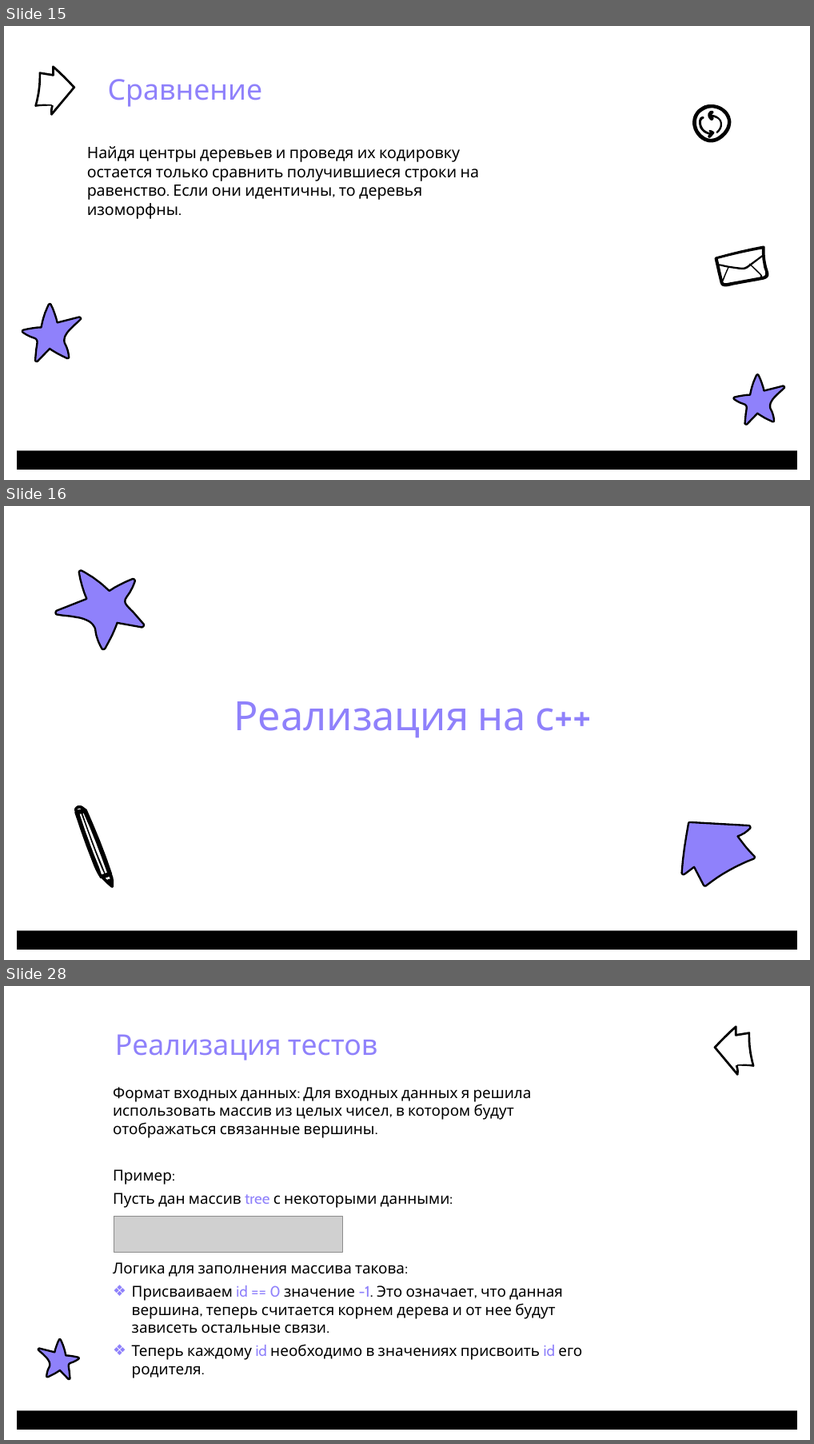
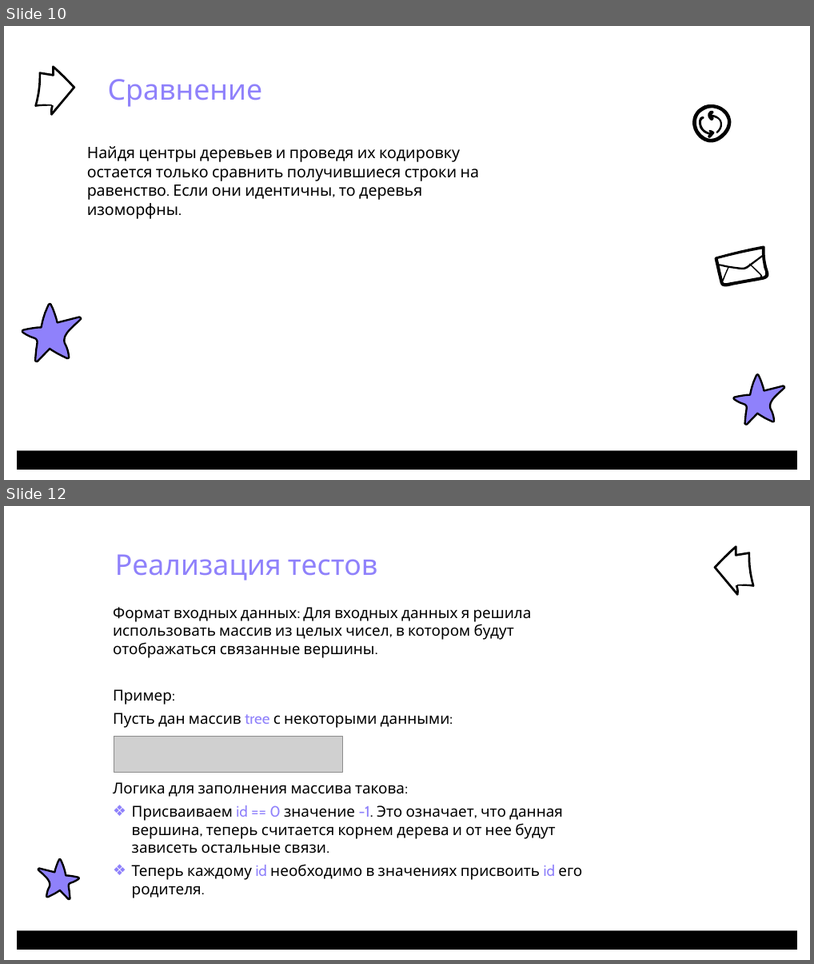
Before and after one commit to PufMe/isomorphic, a slide deck: docs/Изоморфизм деревьев_ПоповаС.О..pptx. Shown one above the other, each under a label of ours: slides 15, 16 and 28 before the commit, slides 10 and 12 after it; the slides between them are not shown. The pictures are 814x1444 and 814x964 pixels, drawn with LibreOffice and Linux fonts; fonts in the diff are those of the drawing; grey boxes stand for pictures; background and template pictures are left out. Boxes give left, top, right and bottom in pixels: in the first picture for what was removed or moved away, otherwise in the second. Text is boxed around its words. In the diff, an @@ line names an element or a change of style, - is before the commit and + after.

```diff
--- a/docs/Изоморфизм деревьев_ПоповаС.О..pptx
+++ b/docs/Изоморфизм деревьев_ПоповаС.О..pptx
@@ slide 16 removed at (4,506,810,960), background #FFFFFF; not listed: 1 template element that a slide beside it also shows @@
@@ freeform shape removed at (43,548,160,664) @@
@@ title removed at (234,701,554,738) @@
-Реализация на с++
@@ freeform shape removed at (67,805,121,888) @@
@@ freeform shape removed at (661,794,768,898) @@
@@ what was slide 15 is now slide 10 @@
@@ what was slide 28 is now slide 12 @@
```
Also in this commit, not shown: 6 slides changed, 4 slides added, 21 other slides removed, 1 other file.
